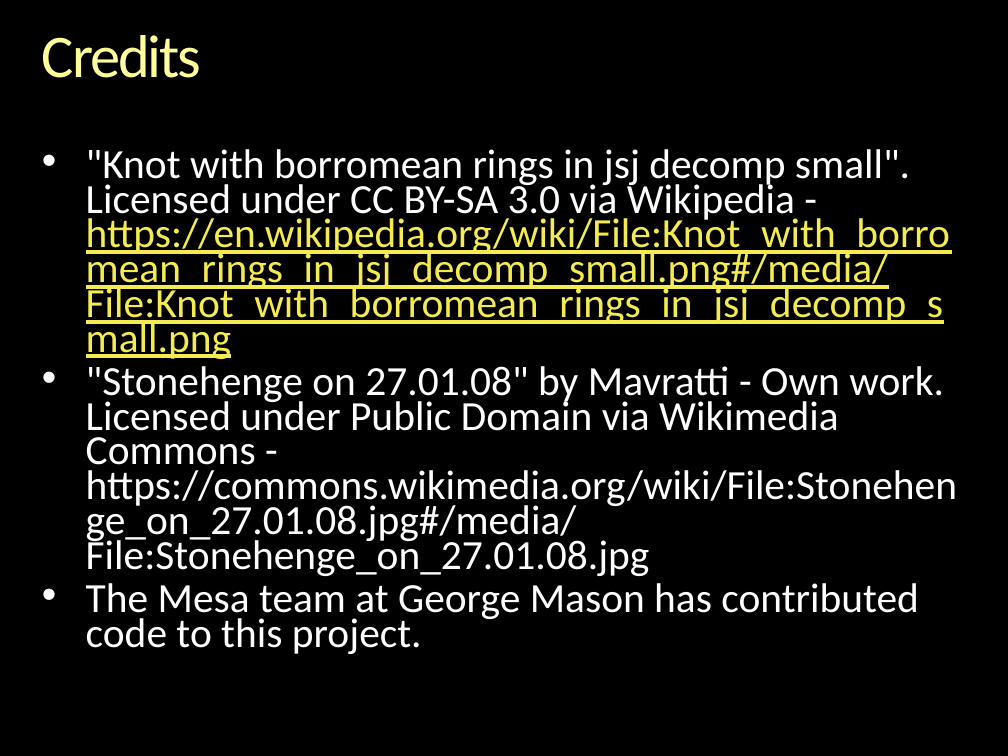
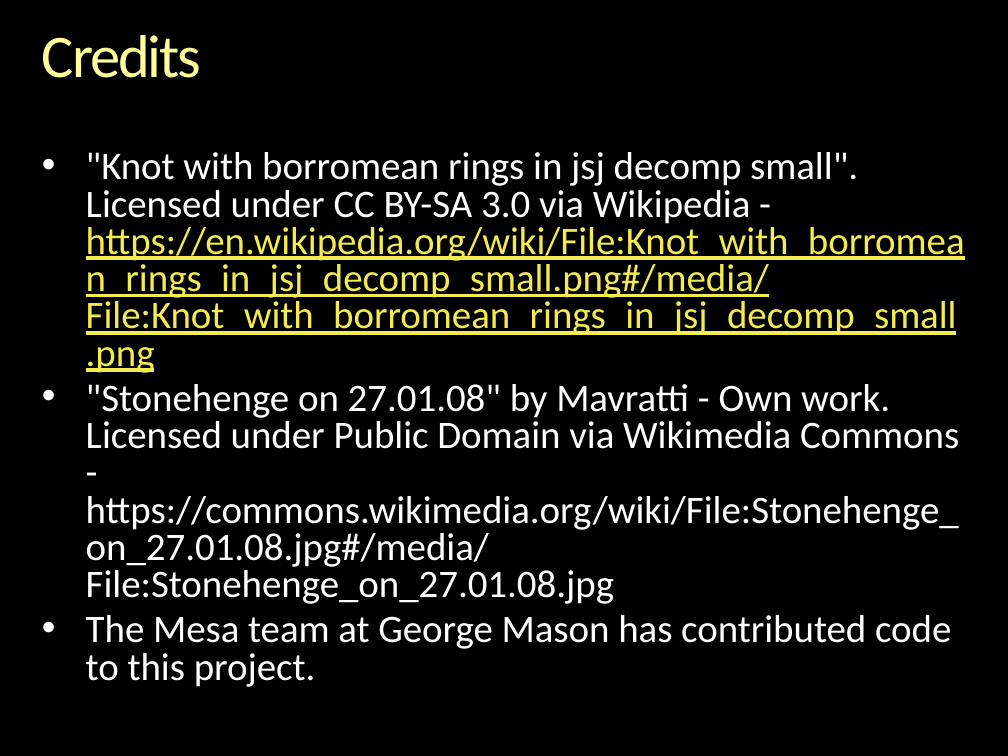
Before and after one commit to gcallah/indras_net, a slide deck: slide 27 of docs/ABMsAsAlgebraic.pptx (slide 20 before the commit). Drawn at 1008x756 pixels with LibreOffice and Linux fonts; fonts in the diff are those of the drawing; background and template pictures are left out. Boxes give left, top, right and bottom in pixels: in the first picture for what was removed or moved away, otherwise in the second. Text is boxed around its words. In the diff, an @@ line names an element or a change of style, - is before the commit and + after.

```diff
--- a/docs/ABMsAsAlgebraic.pptx
+++ b/docs/ABMsAsAlgebraic.pptx
@@ text ""Knot with borromean rings in ..." at (x1=86, y1=152, x2=965, y2=687): size 29.6 to 27.8 pt; line spacing 0.7 to 0.8 @@
```
Also in this commit, not shown: 4 other slides changed, 8 slides added, 1 other file.
